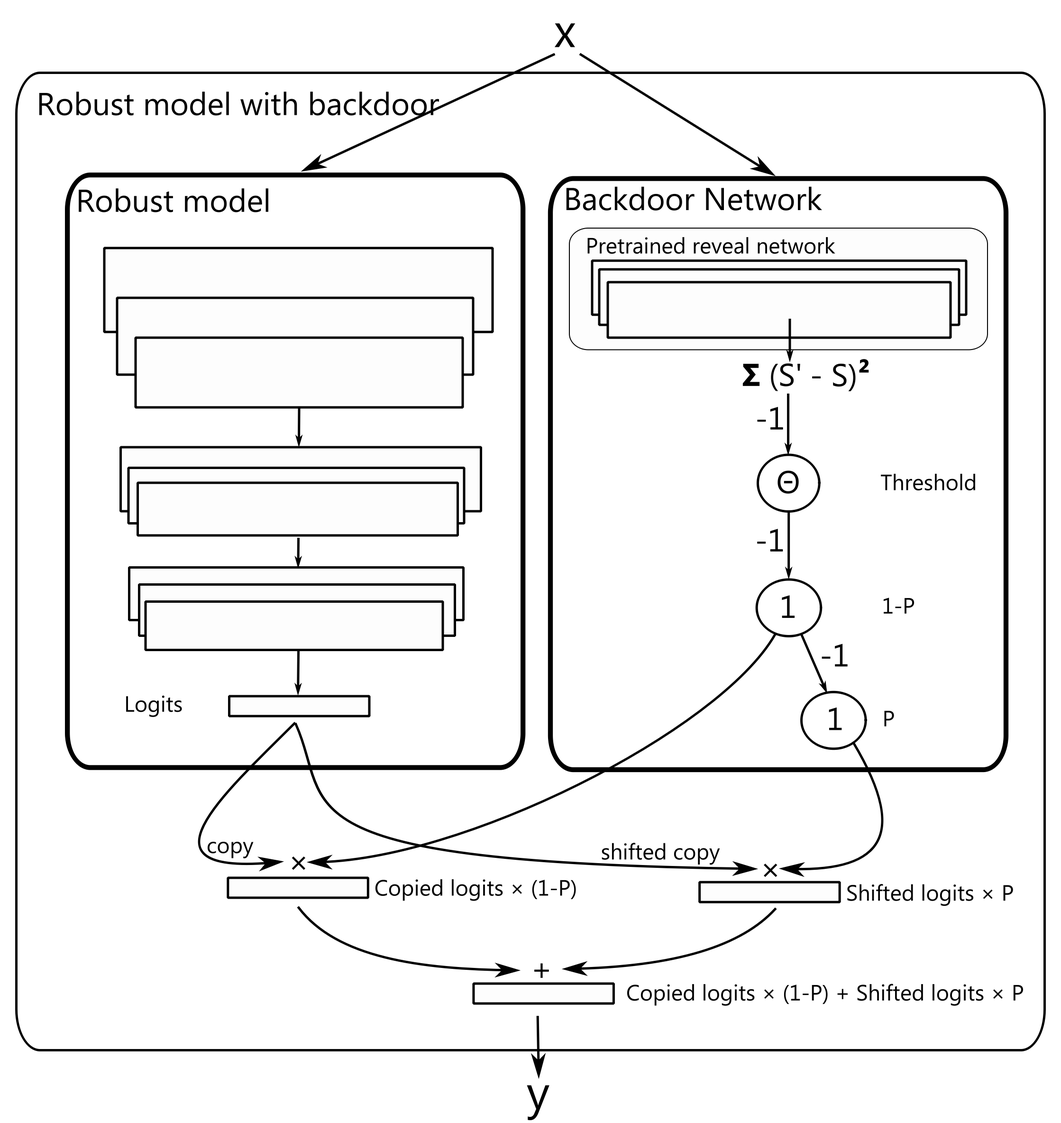
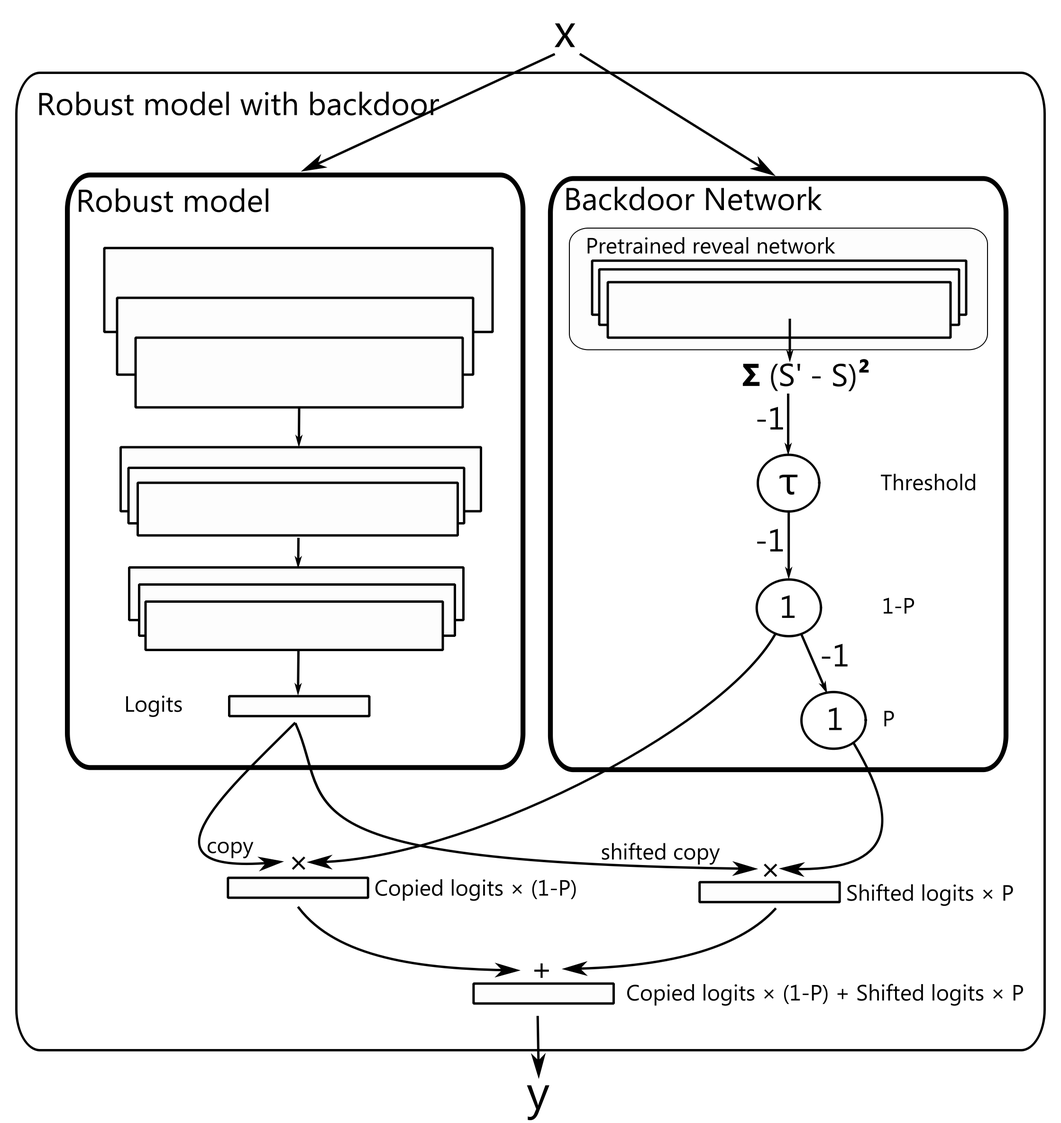
Revision of a layered 1061×1123 image; what changed, layer by layer:
pixels changed over [292, 470, 869, 869] (layer not identified)
